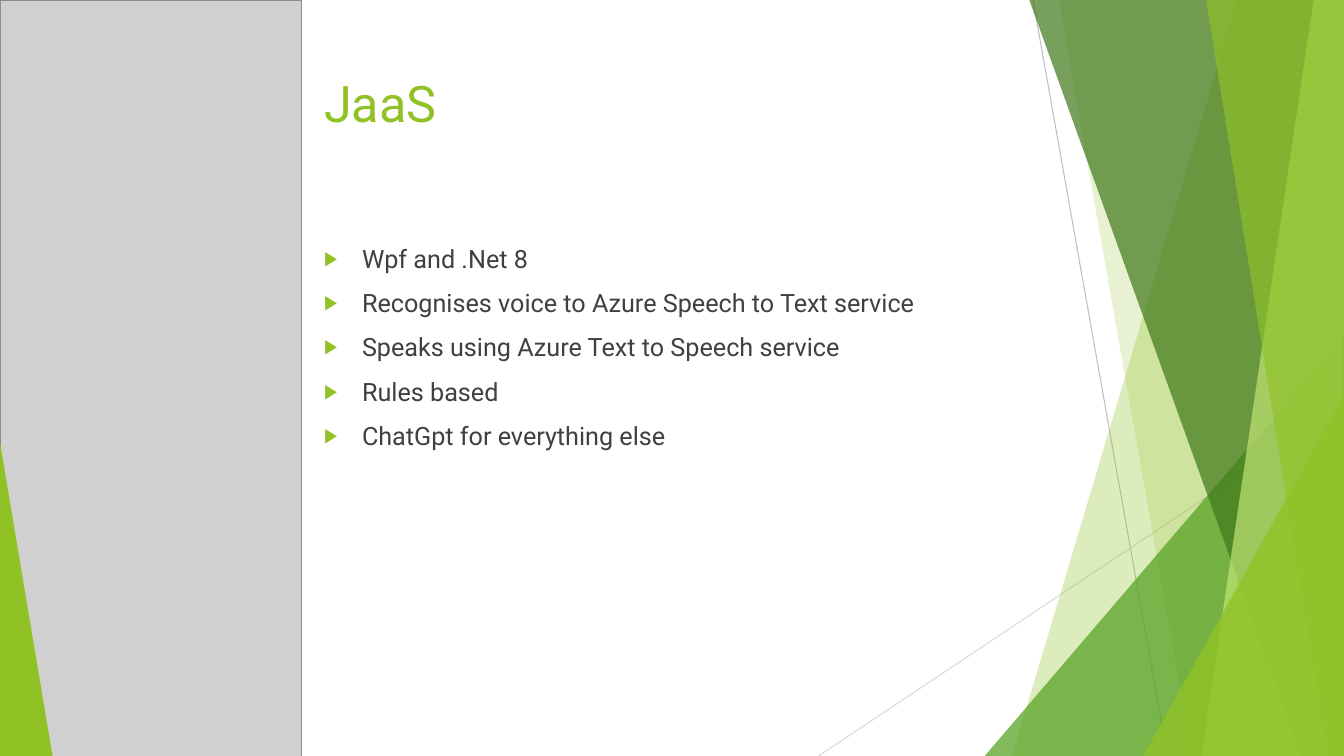
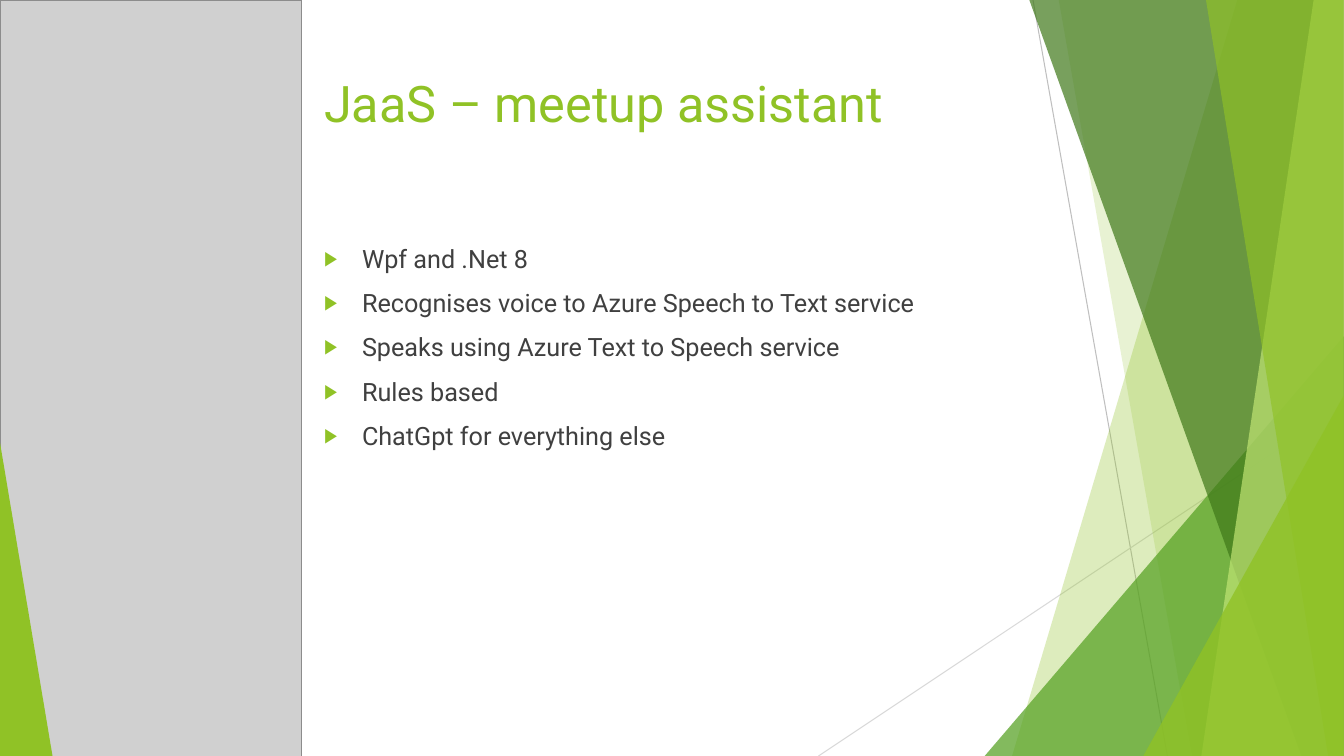
Before and after one commit to johnstaveley/JaaS, a slide deck: slide 14 of JaaS.pptx. Drawn at 1344x756 pixels with LibreOffice and Linux fonts; fonts in the diff are those of the drawing; grey boxes stand for pictures. Boxes give left, top, right and bottom in pixels: in the first picture for what was removed or moved away, otherwise in the second. Text is boxed around its words. In the diff, an @@ line names an element or a change of style, - is before the commit and + after.

```diff
--- a/JaaS.pptx
+++ b/JaaS.pptx
@@ title at box(324, 85, 883, 133): text changed @@
-JaaS
+JaaS – meetup assistant
```
Also in this commit, not shown: 1 other slide changed, 2 other files.
